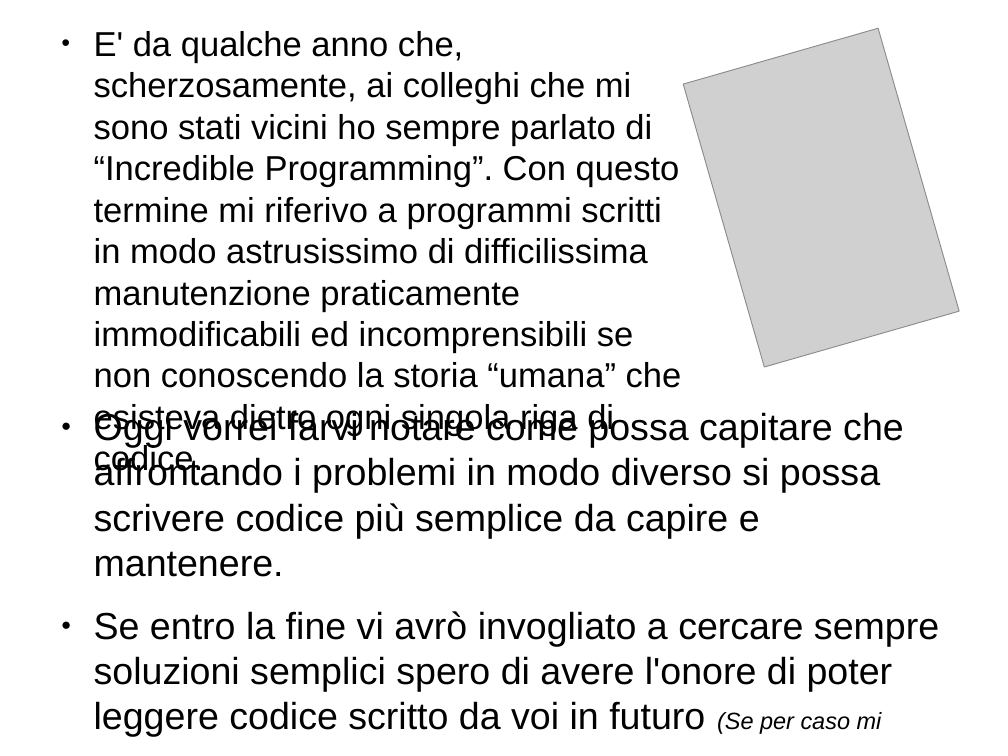
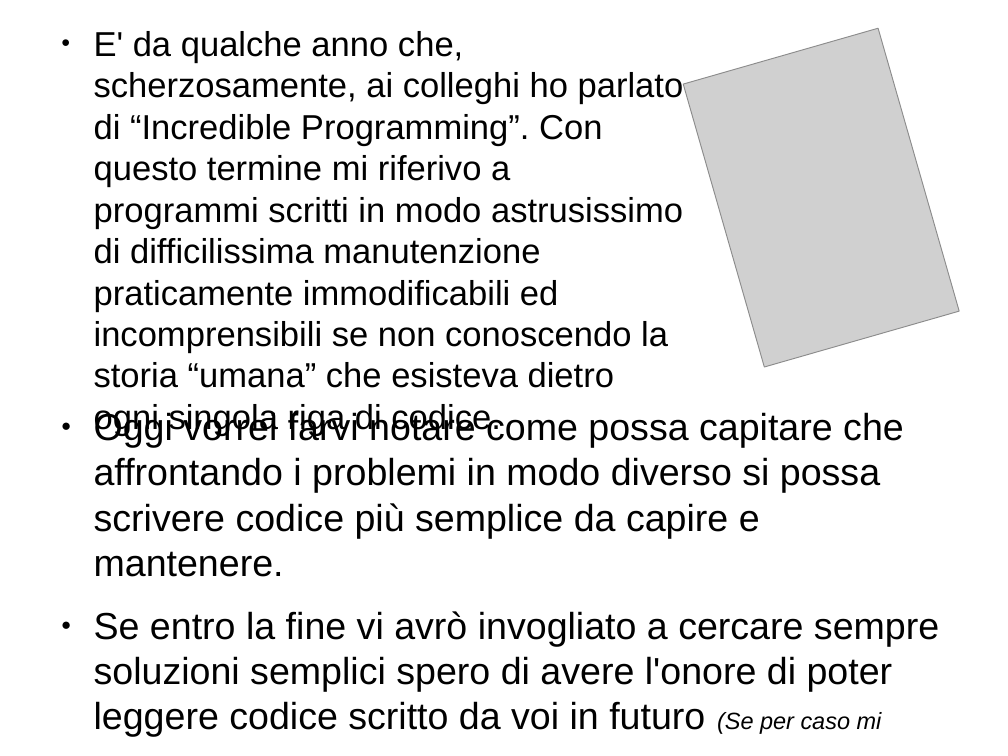
Before and after one commit to mdionisio/workshop_coroutine, a slide deck: slide 2 of presentazione.odp. Drawn at 1008x756 pixels with LibreOffice and Linux fonts; fonts in the diff are those of the drawing; grey boxes stand for pictures. Boxes give left, top, right and bottom in pixels: in the first picture for what was removed or moved away, otherwise in the second. Text is boxed around its words. In the diff, an @@ line names an element or a change of style, - is before the commit and + after.

```diff
--- a/presentazione.odp
+++ b/presentazione.odp
@@ text at box(94, 31, 684, 436): text changed @@
-● E' da qualche anno che, scherzosamente, ai colleghi che mi sono stati vicini ho sempre parlato di “Incredible Programming”. Con questo termine mi riferivo a programmi scritti in modo astrusissimo di difficilissima manutenzione praticamente immodificabili ed incomprensibili se non conoscendo la storia “umana” che esisteva dietro ogni singola riga di codice.
+● E' da qualche anno che, scherzosamente, ai colleghi ho parlato di “Incredible Programming”. Con questo termine mi riferivo a programmi scritti in modo astrusissimo di difficilissima manutenzione praticamente immodificabili ed incomprensibili se non conoscendo la storia “umana” che esisteva dietro ogni singola riga di codice.
```
Also in this commit, not shown: 2 other slides changed, 1 other file.
